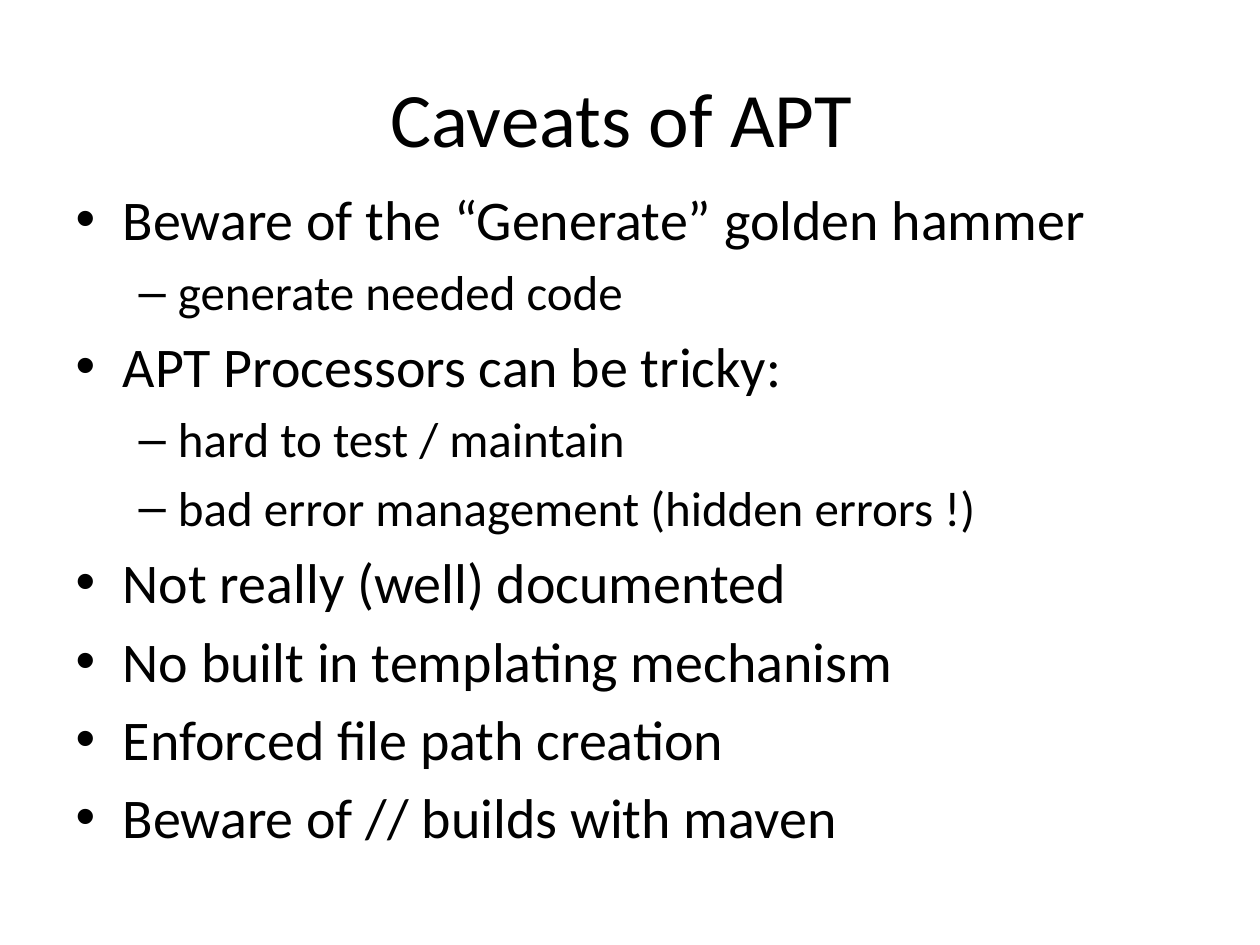
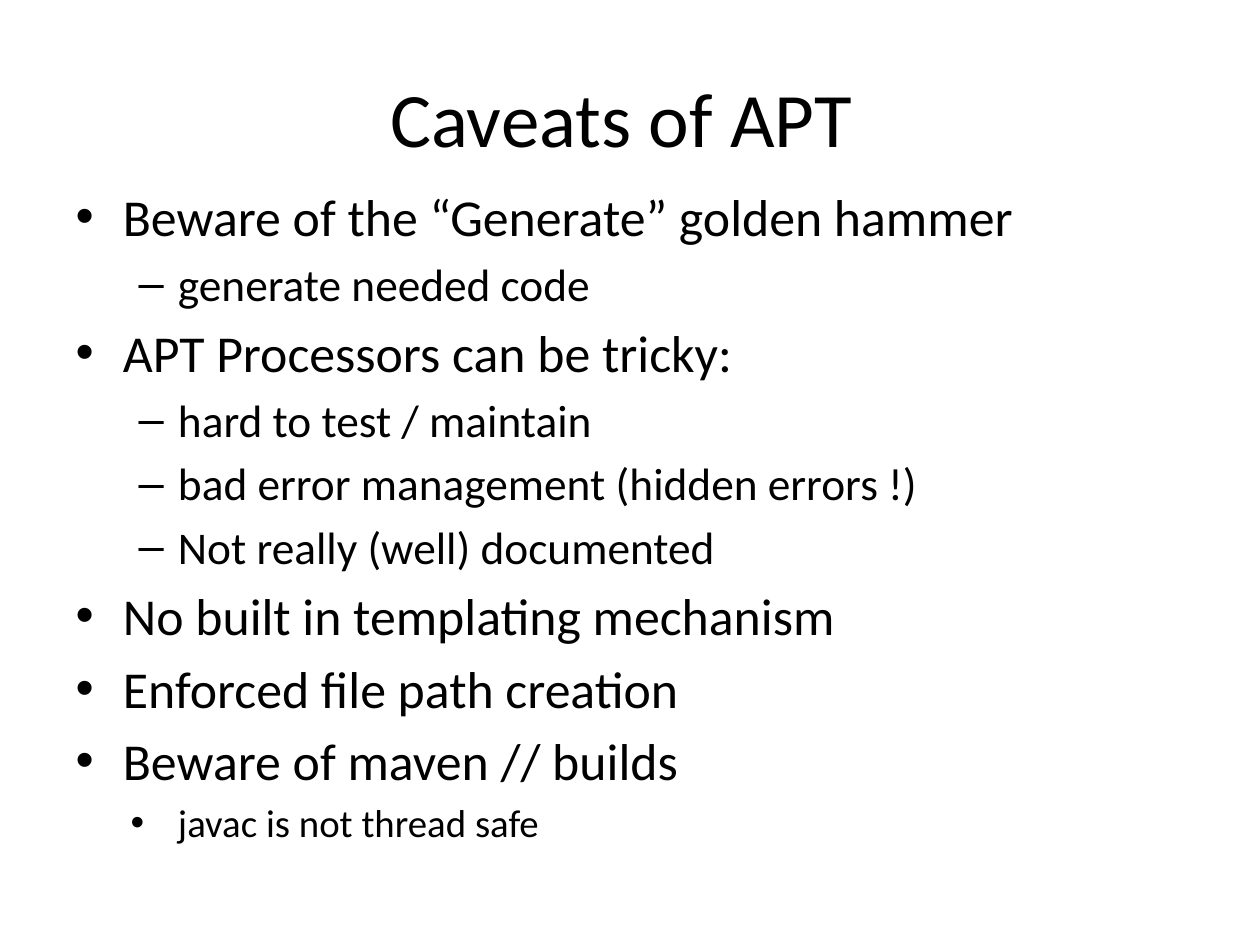
Before and after one commit to dbaeli/ez18n, a slide deck: slide 27 of ez18n-slides/javaone-2012/ez18n_javaone2012.pptx (slide 26 before the commit). Drawn at 1260x945 pixels with LibreOffice and Linux fonts; fonts in the diff are those of the drawing; background and template pictures are left out. Boxes give left, top, right and bottom in pixels: in the first picture for what was removed or moved away, otherwise in the second. Text is boxed around its words. In the diff, an @@ line names an element or a change of style, - is before the commit and + after.

```diff
--- a/ez18n-slides/javaone-2012/ez18n_javaone2012.pptx
+++ b/ez18n-slides/javaone-2012/ez18n_javaone2012.pptx
@@ text at <box>123,199,1013,717</box>: size 32 to 29.6 pt in "Beware of the “Generate” golden hammer", "APT Processors can be tricky:", "No built in templating mechanism", "Enforced file path creation"; size 28 to 25.9 pt in "generate needed code", "hard to test / maintain", "bad error management (hidden errors !)"; size 32 to 25.9 pt in "Not really (well) documented"; bullet • to –; list level 1 to 2 in "Not really (well) documented" @@
@@ text at <box>123,744,678,844</box>: text changed; size 32 to 29.6 pt @@
-  • Beware of // builds with maven
+  • Beware of maven // builds
+    • javac is not thread safe
```
Also in this commit, not shown: 12 other slides changed, 2 slides added, 3 slides removed, 5 other files.
